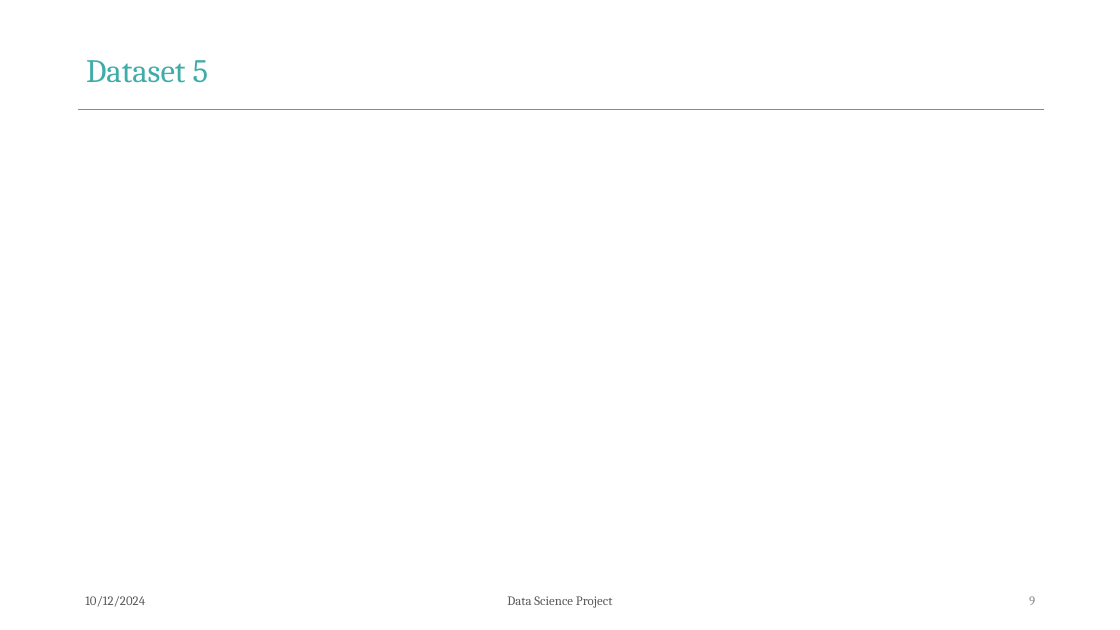
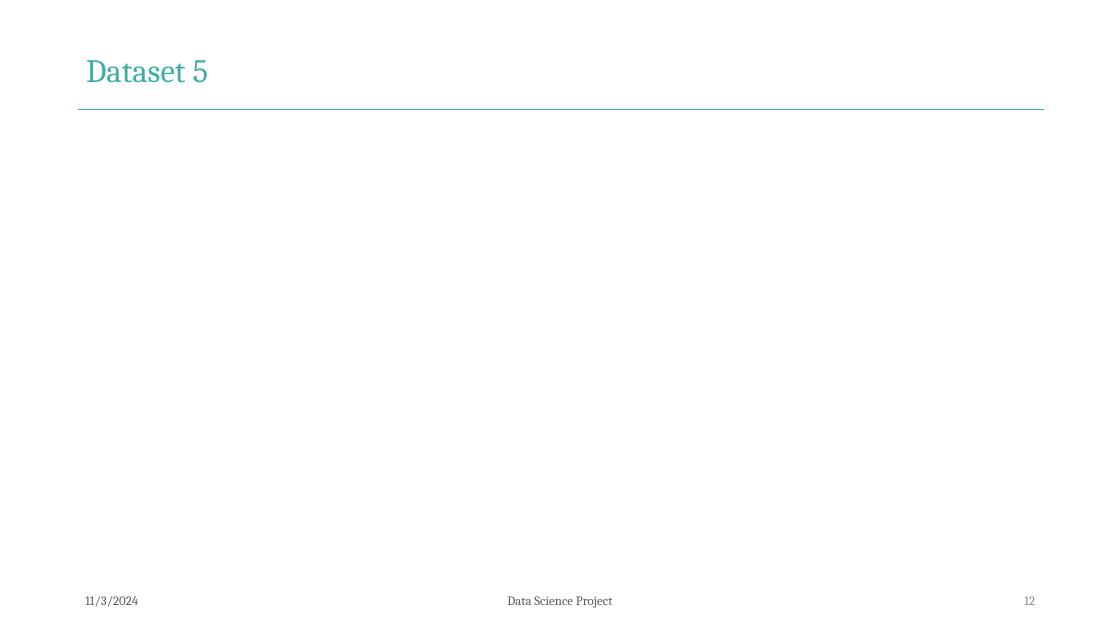
Before and after one commit to SachinLearns/Data_Science_Project, a slide deck: slide 12 of Data_Science_Project.pptx (slide 9 before the commit). Drawn at 1120x630 pixels with LibreOffice and Linux fonts; fonts in the diff are those of the drawing; grey boxes stand for pictures; background and template pictures are left out. Boxes give left, top, right and bottom in pixels: in the first picture for what was removed or moved away, otherwise in the second. Text is boxed around its words. In the diff, an @@ line names an element or a change of style, - is before the commit and + after.

```diff
--- a/Data_Science_Project.pptx
+++ b/Data_Science_Project.pptx
@@ text at (85,596,138,607): text changed @@
-10/12/2024
+11/3/2024
@@ page number at (1024,596,1035,605): text changed @@
-9
+12
```
Also in this commit, not shown: 10 other slides changed, 2 slides removed, 41 other files.
